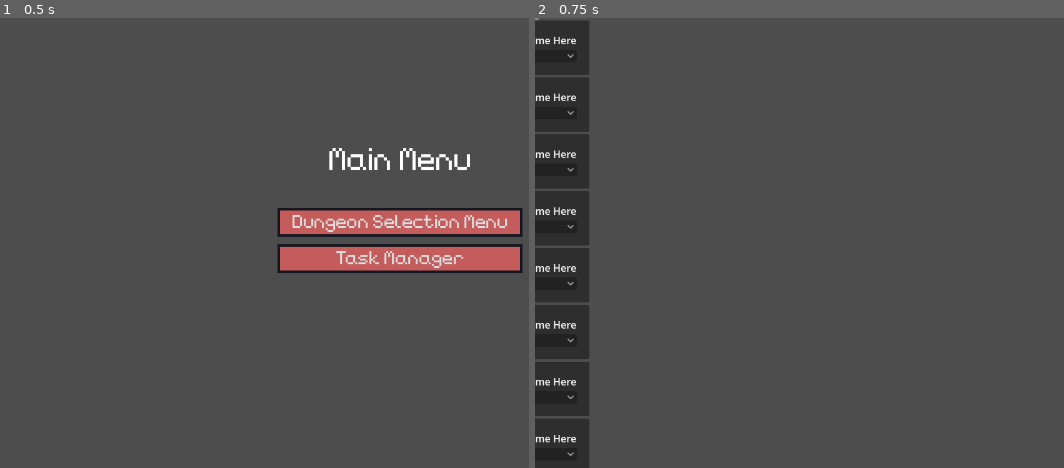
Above: before the commit, frames 1-2 (left to right).
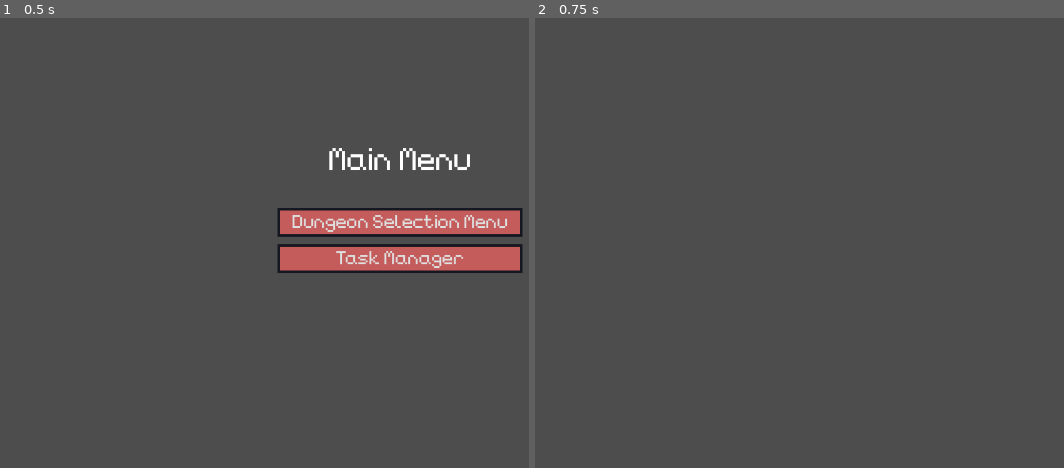
Above: after the commit, the same moments.

Repository: TheHumanMRP/RPG-Life-Tracker
Game: Godot game, scene res://Folders/Systems/Main/Scenes/main_scene.tscn
Two runs of this game, one before a commit and one after it. Both use one fixed random seed, a clock stepped at 60 frames per second and the inputs below. The engine's default icon, where the game draws it, is replaced by a stand-in: a white triangle on a blue panel in a dark square.
Inputs:
- Up to frame 1 (0.5 s): no input
- Up to frame 2 (0.75 s): click "Task Manager" at 0.5 s

Frame 1 is identical in both runs. In frame 2, 9.5% of the frame differs, in the area x 0-11%, y 0-100%.

Commit message:
Auto commit at 2026-09-21 20:26:01

Diff:
--- a/Folders/Systems/Task-Manager/Scenes/task_grid.tscn
+++ b/Folders/Systems/Task-Manager/Scenes/task_grid.tscn
@@ -2,7 +2,7 @@
 
 [ext_resource type="PackedScene" uid="uid://vt6eolqkwws8" path="res://Folders/Systems/Task-Manager/Scenes/task_entry_scene.tscn" id="1_vs7gx"]
 
-[node name="Task_Grid" type="VScrollBar" unique_id=943145978]
+[node name="Task_Grid" type="ScrollContainer" unique_id=1175166786]
 anchors_preset = 15
 anchor_right = 1.0
 anchor_bottom = 1.0
@@ -10,13 +10,7 @@
 grow_vertical = 2
 
 [node name="VBoxContainer" type="VBoxContainer" parent="." unique_id=386436699]
-layout_mode = 1
-anchors_preset = 15
-anchor_right = 1.0
-anchor_bottom = 1.0
-offset_bottom = 368.0
-grow_horizontal = 2
-grow_vertical = 2
+layout_mode = 2
 alignment = 1
 
 [node name="Task_Entry_Scene" parent="VBoxContainer" unique_id=465403137 instance=ExtResource("1_vs7gx")]
